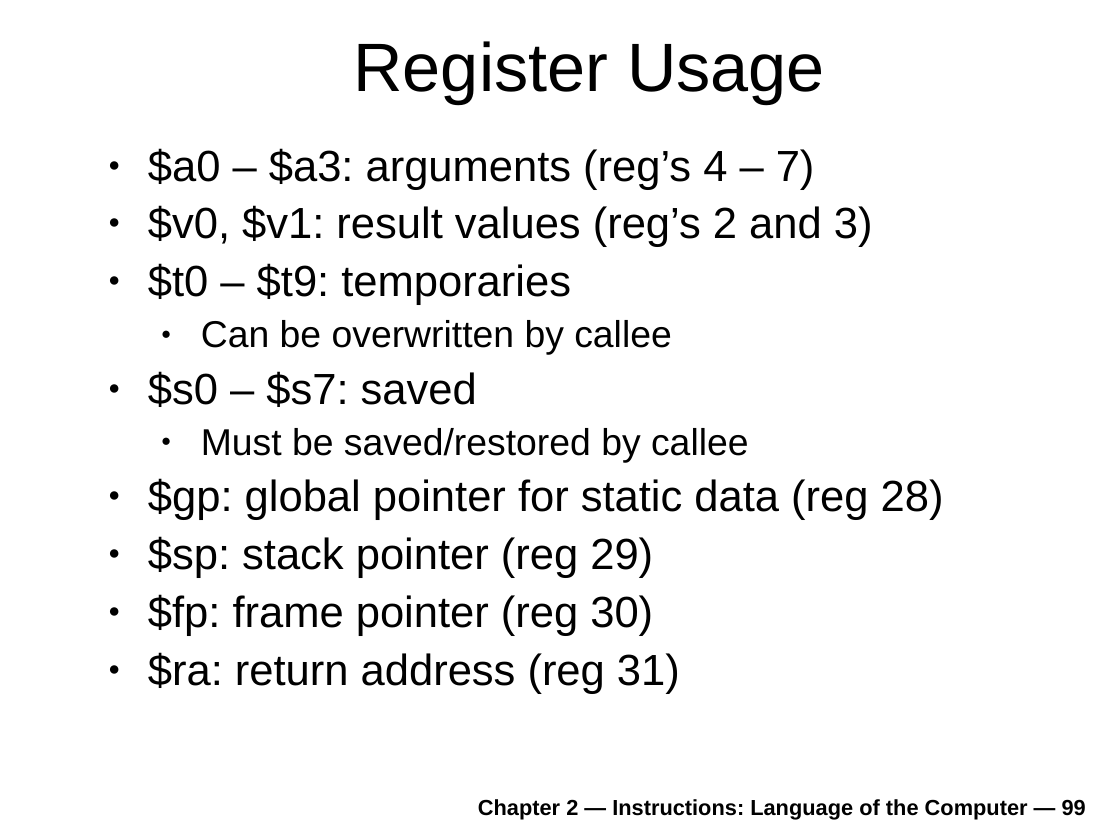
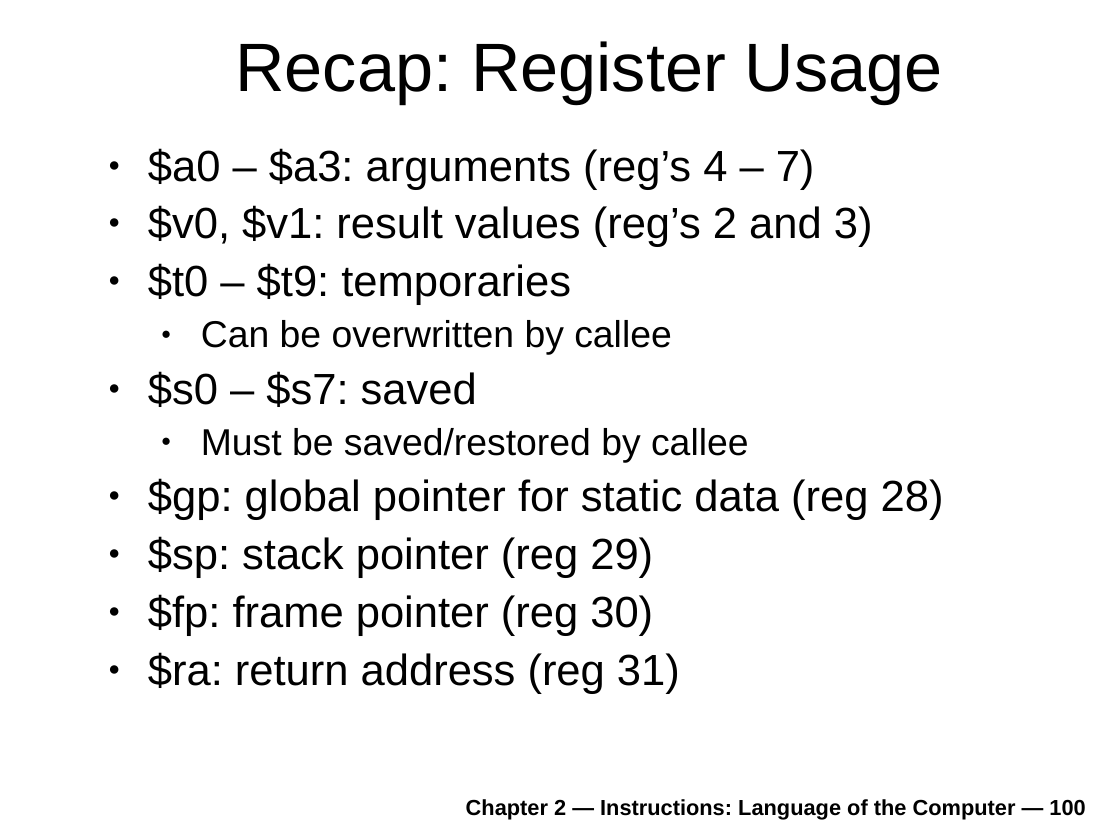
Before and after one commit to antonburtsev/cs3810, a slide deck: slide 100 of lectures/lecture04-mips/lecture-04-mips.odp (slide 99 before the commit). Drawn at 1120x840 pixels with LibreOffice and Linux fonts; fonts in the diff are those of the drawing. Boxes give left, top, right and bottom in pixels: in the first picture for what was removed or moved away, otherwise in the second. Text is boxed around its words. In the diff, an @@ line names an element or a change of style, - is before the commit and + after.

```diff
--- a/lectures/lecture04-mips/lecture-04-mips.odp
+++ b/lectures/lecture04-mips/lecture-04-mips.odp
@@ title at (235, 41, 943, 104): text changed @@
-Register Usage
+Recap: Register Usage
@@ text at (466, 799, 1085, 820): text changed @@
-Chapter 2 — Instructions: Language of the Computer — 99
+Chapter 2 — Instructions: Language of the Computer — 100
```
Also in this commit, not shown: 1 other slide changed, 2 slides added, 1 slide removed, 2 other files.
